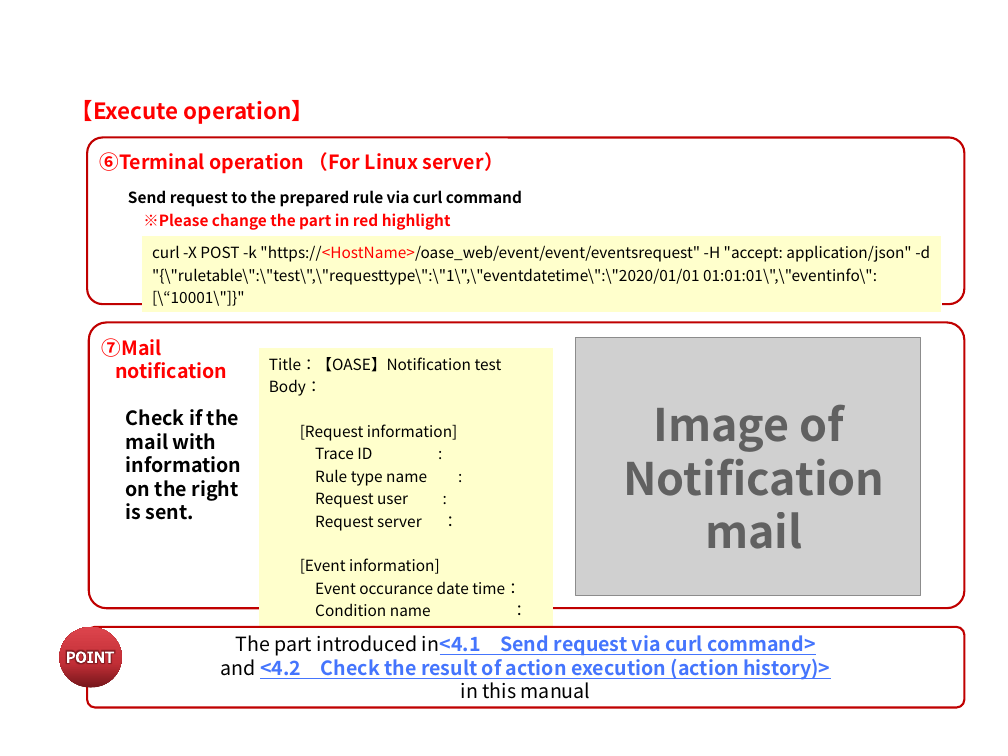
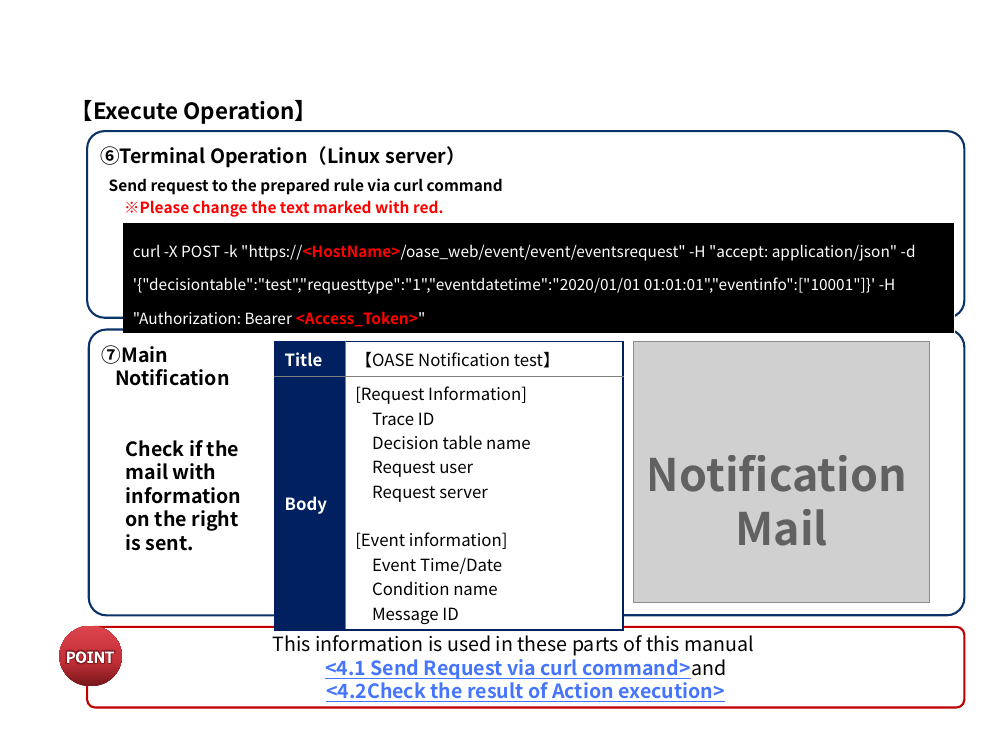
Before and after one commit to exastro-suite/oase-docs, a slide deck: slide 39 of asset/Learn/OASE-quickstart.pptx (slide 32 before the commit). Drawn at 1008x756 pixels with LibreOffice and Linux fonts; fonts in the diff are those of the drawing; grey boxes stand for pictures; background and template pictures are left out. Boxes give left, top, right and bottom in pixels: in the first picture for what was removed or moved away, otherwise in the second. Text is boxed around its words. In the diff, an @@ line names an element or a change of style, - is before the commit and + after.

Commit message:
Add manuals of English.

```diff
--- a/asset/Learn/OASE-quickstart.pptx
+++ b/asset/Learn/OASE-quickstart.pptx
@@ text at <box>71,100,317,124</box>: text changed; text colour #FF0000 to #000000 @@
-  【Execute operation】
+  【Execute Operation】
@@ rounded rectangle "⑥Terminal Operation（Linux server）" at <box>88,131,965,318</box>: outline #C00000 1.5 pt to #0A3368 1.5 pt @@
@@ rounded rectangle "⑥Terminal Operation（Linux server）": place and size @@
-rounded rectangle "⑥Terminal Operation（Linux server）" at <box>88,137,965,303</box>
+rounded rectangle "⑥Terminal Operation（Linux server）" at <box>88,131,965,318</box>
@@ text in rounded rectangle at <box>100,146,466,168</box>: text changed; text colour #FF0000 to #000000 @@
-⑥Terminal operation （For Linux server）
+⑥Terminal Operation（Linux server）
@@ table at <box>99,168,954,331</box> @@
-row 1, column 1: Send request to the prepared rule via curl command / ※Please change the part in red highlight
+row 1, column 1: Send request to the prepared rule via curl command / ※Please change the text marked with red.
@@ row 2, column 2: "curl -X POST -k "https://<HostName>/oase_web/event/event/eventsrequest" -H "accept: application/json" -d "{\"ruletable\":\"test\",\"requesttype\":\"1\",\"eventdatetime\":\"2020/01/01 01:01:01\",\"eventinfo\":[\“10001\"]}"" to "curl -X POST -k "https://<HostName>/oase_web/event/event/eventsrequest" -H "accept: application/json" -d '{"decisiontable":"test","requesttype":"1","eventdatetime":"2020/01/01 01:01:01","eventinfo":["10001"]}' -H "Authorization: Bearer <Access_Token>"" @@
@@ fill #FFFFCC to #000000 in row 2, column 2 @@
@@ table: place and size @@
-table at <box>118,180,940,310</box>
+table at <box>99,168,954,331</box>
@@ rounded rectangle "⑦Main Notification": place and size @@
-rounded rectangle "⑦Main Notification" at <box>89,323,965,609</box>
+rounded rectangle "⑦Main Notification" at <box>89,330,965,616</box>
@@ rounded rectangle "⑦Main Notification" at <box>89,330,965,616</box>: outline #C00000 1.5 pt to #0A3368 1.5 pt @@
@@ text in rounded rectangle at <box>102,345,229,386</box>: text changed; text colour #FF0000 to #000000 @@
-⑦Mail
-notification
+⑦Main
+Notification
@@ table at <box>274,342,623,629</box> @@
-Title：【OASE】Notification test / Body： / [Request information] / Trace ID : / Rule type name : / Request user : / Request server ： / [Event information] / Event occurance date time： / Condition name ：
+Title | 【OASE Notification test】
+Body | [Request Information] / Trace ID / Decision table name / Request user / Request server / [Event information] / Event Time/Date / Condition name / Message ID
@@ table: place and size @@
-table at <box>259,348,553,620</box>
+table at <box>274,342,623,629</box>
@@ picture: place and size @@
-picture at <box>576,338,921,596</box>
+picture at <box>634,342,929,602</box>
@@ text at <box>646,455,907,546</box>: text changed @@
-Image of
-Notification
-mail
+Notification
+Mail
@@ text in rounded rectangle at <box>273,635,754,702</box>: text changed @@
-The part introduced in<4.1 Send request via curl command>
-and <4.2 Check the result of action execution (action history)>
-in this manual
+This information is used in these parts of this manual
+<4.1 Send Request via curl command>and
+<4.2Check the result of Action execution>
@@ title at <box>325,661,426,702</box>: text changed @@
-Sample１(3/3)
+Sample１(4/4)
```
Also in this commit, not shown: 25 other slides changed, 8 slides added, 1 slide removed, 8 other files.
